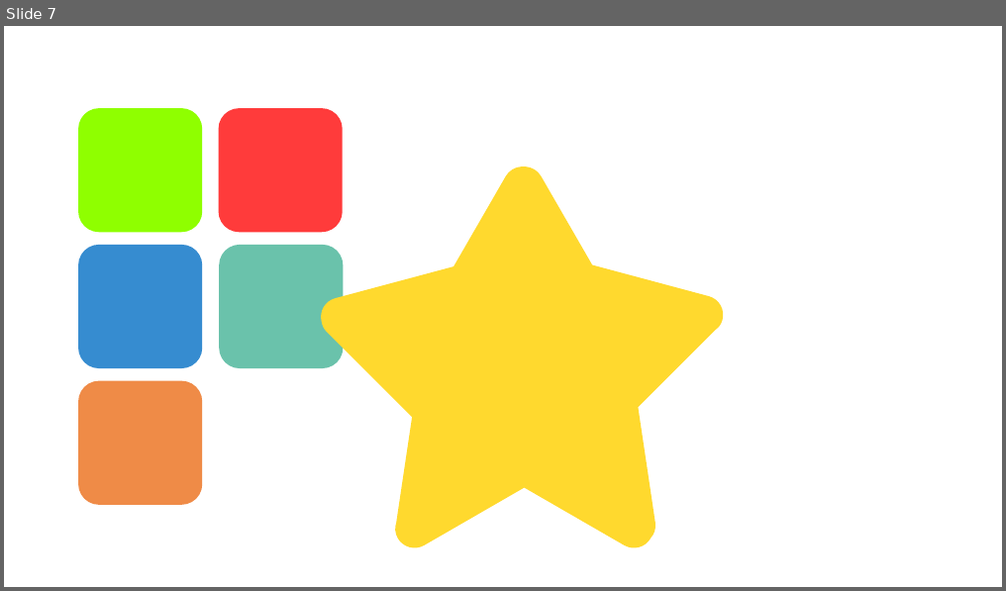
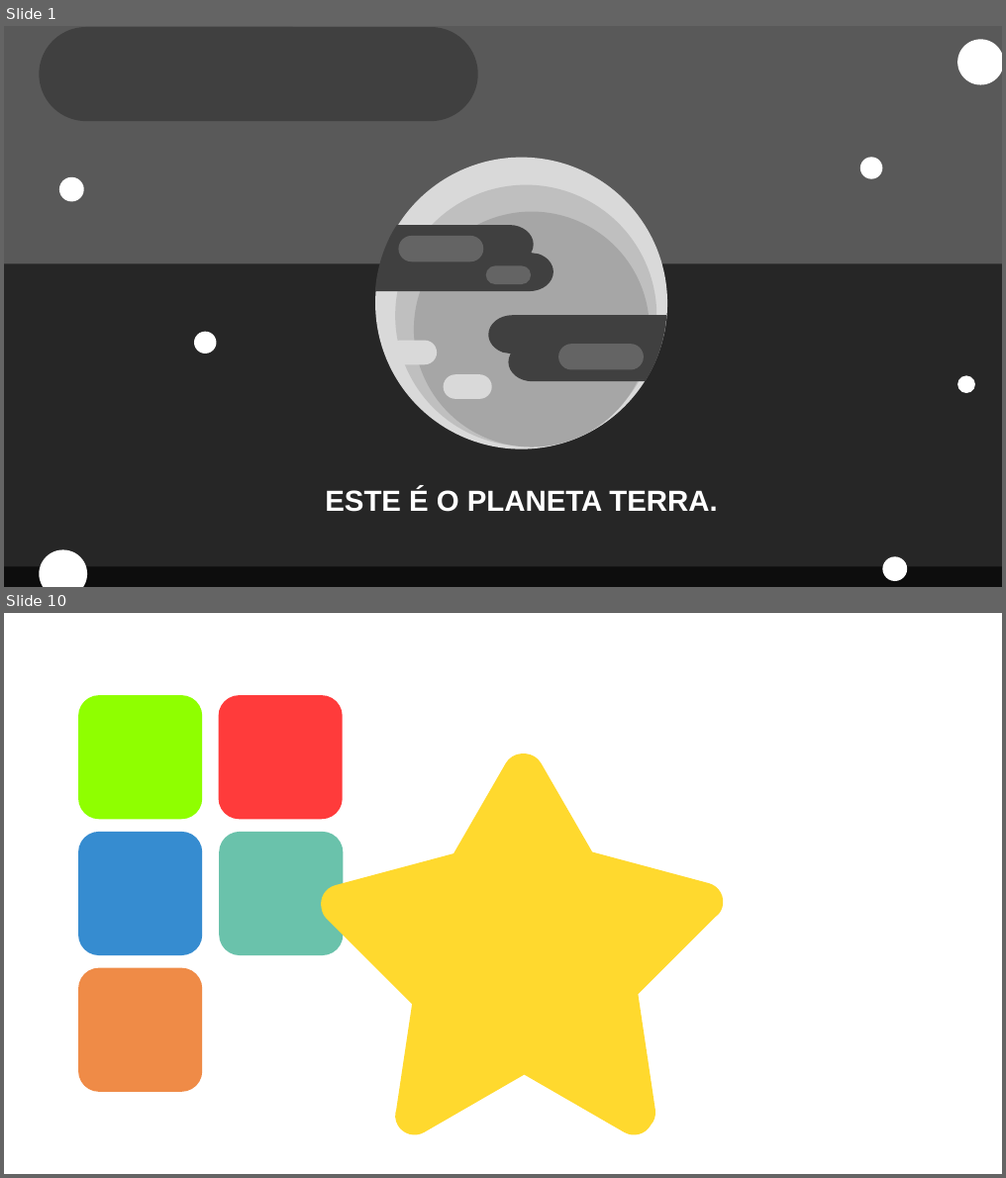
Before and after one commit to pedrogmo/projetopp2, a slide deck: slide/animacao.pptx. Shown one above the other, each under a label of ours: slide 7 before the commit, slides 1 and 10 after it; the slides between them are not shown. The pictures are 1006x591 and 1006x1178 pixels, drawn with LibreOffice and Linux fonts; fonts in the diff are those of the drawing. Boxes give left, top, right and bottom in pixels: in the first picture for what was removed or moved away, otherwise in the second. Text is boxed around its words. In the diff, an @@ line names an element or a change of style, - is before the commit and + after.

```diff
--- a/slide/animacao.pptx
+++ b/slide/animacao.pptx
@@ slide 1 added at [4,26,1002,587], background #FFFFFF @@
@@ group added at [375,157,667,449]: 5 rounded rectangles, 3 ellipses, 2 freeform shapes @@
@@ group added at [4,26,1002,587]: 7 ellipses, 4 rectangles, 2 rounded rectangles @@
@@ text added at [325,488,717,512], 28 pt, text #FFFFFF, bold @@
+ESTE É O PLANETA TERRA.
@@ what was slide 7 is now slide 10 @@
```
Also in this commit, not shown: 8 other slides added, 6 slides removed, 2 other files.
